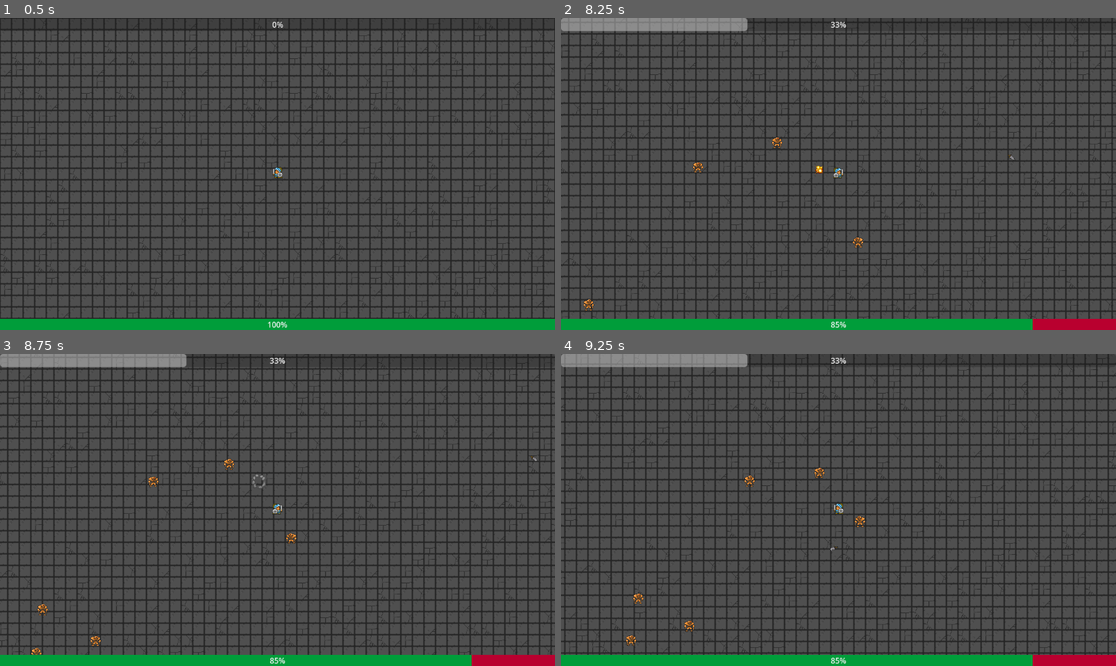
Above: before the commit, frames 1-4 (two rows, left to right).
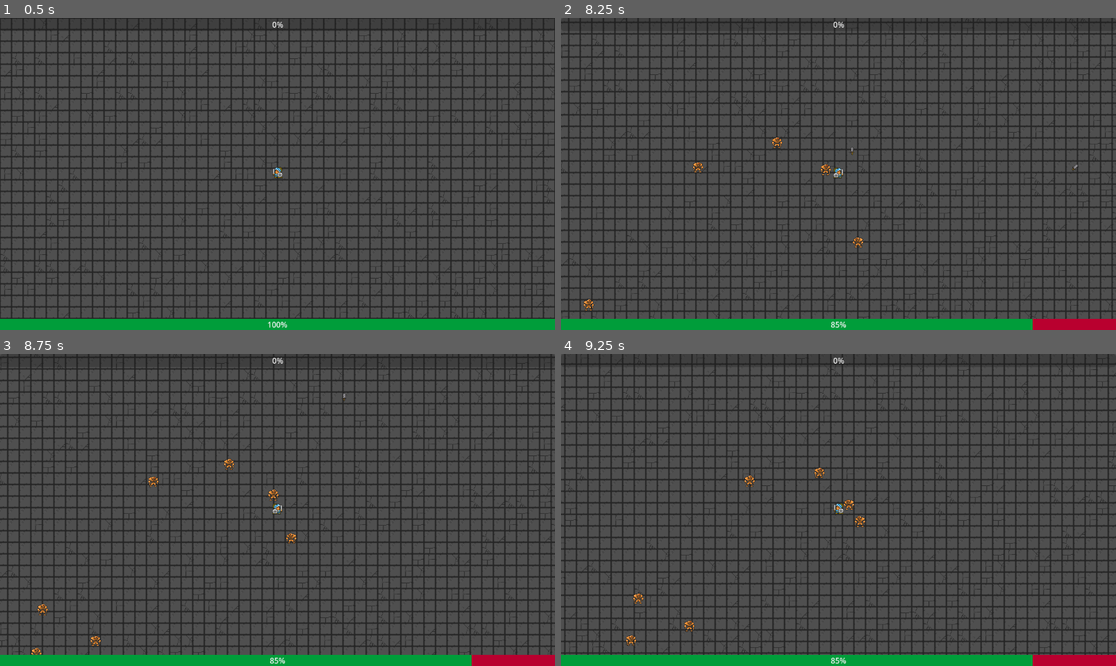
Above: after the commit, the same moments.

Repository: contod21/MySmexyGammaRay
Game: Godot game, scene res://Scenes/world.tscn
Two runs of this game, one before a commit and one after it. Both use one fixed random seed, a clock stepped at 60 frames per second and the inputs below.
Inputs (mouse positions are in pixels of both pictures, inside the frame that each line leads up to):
- Up to frame 1 (0.5 s): no input
- Up to frame 2 (8.25 s): tap Enter at 0.5 s; move the mouse to (960, 158) at 0.52 s; hold D (right) 0.53-1.28 s; click (960, 158) at 0.6 s; move the mouse to (727, 189) at 1.27 s; hold S (down) 1.28-2.03 s; click (727, 189) at 1.35 s; move the mouse to (894, 105) at 2.02 s; hold D (right) 2.03-2.78 s; click (894, 105) at 2.1 s; move the mouse to (810, 236) at 2.77 s; hold W (up) 2.78-3.53 s; click (810, 236) at 2.85 s; move the mouse to (1005, 220) at 3.52 s; hold A (left) 3.53-5.03 s; click (1005, 220) at 3.6 s; move the mouse to (672, 127) at 4.27 s; click (672, 127) at 4.35 s; move the mouse to (866, 174) at 5.02 s; hold S (down) 5.03-5.78 s; click (866, 174) at 5.1 s; move the mouse to (755, 96) at 5.77 s; hold D (right) 5.78-6.53 s; click (755, 96) at 5.85 s; move the mouse to (960, 158) at 6.52 s; hold W (up) 6.53-7.28 s; click (960, 158) at 6.6 s; move the mouse to (727, 189) at 7.27 s; hold D (right) 7.28-8.03 s; click (727, 189) at 7.35 s; move the mouse to (894, 105) at 8.02 s; hold S (down) from 8.03 s (still down); click (894, 105) at 8.1 s
- Up to frame 3 (8.75 s): keep holding S (down)
- Up to frame 4 (9.25 s): move the mouse to (810, 572) at 8.77 s; release S (down) at 8.78 s; hold A (left) from 8.78 s (still down); click (810, 572) at 8.85 s

Frame 1 is identical in both runs. In frame 2, 1.5% of the frame differs, in the area x 0-94%, y 0-51%; in frame 3, 1.5%, in the area x 0-97%, y 0-47%; in frame 4, 1.5%.

Commit message:
Added a click to shoot

Diff:
--- a/Scenes/player.gd
+++ b/Scenes/player.gd
@@ -8,8 +8,17 @@
 const KNIFE = preload("res://Scenes/knife.tscn")
 @onready var world = get_node("/root/World")
 var direction = Vector2.ZERO
+var is_ready: bool = true
+@onready var knife_timer = $KnifeTimer
 
 func _physics_process(delta):
+	if Input.is_action_just_pressed("action primary") and is_ready:
+		var knife = KNIFE.instantiate()
+		knife.global_position = global_position
+		knife.rotate(global_position.direction_to(get_global_mouse_position()).angle())
+		world.add_child(knife)
+		knife_timer.start()
+		is_ready = false
 
 	direction = Input.get_vector("left", "right", "up",  "down").normalized()
 	if direction:
@@ -26,10 +35,8 @@
 
 
 func _on_knife_timer_timeout():
-	var knife = KNIFE.instantiate()
-	knife.global_position = global_position
-	knife.rotate(global_position.direction_to(get_global_mouse_position()).angle())
-	world.add_child(knife)
+	is_ready = true
+
 
 
 func _on_pickup_zone_area_entered(area):
--- a/Scenes/player.tscn
+++ b/Scenes/player.tscn
@@ -44,7 +44,6 @@
 shape = SubResource("CircleShape2D_eevq1")
 
 [node name="KnifeTimer" type="Timer" parent="." groups=["Player"]]
-autostart = true
 
 [node name="PickupZone" type="Area2D" parent="."]
 
--- a/project.godot
+++ b/project.godot
@@ -46,6 +46,11 @@
 , Object(InputEventKey,"resource_local_to_scene":false,"resource_name":"","device":-1,"window_id":0,"alt_pressed":false,"shift_pressed":false,"ctrl_pressed":false,"meta_pressed":false,"pressed":false,"keycode":0,"physical_keycode":4194322,"key_label":0,"unicode":0,"echo":false,"script":null)
 ]
 }
+"action primary"={
+"deadzone": 0.5,
+"events": [Object(InputEventMouseButton,"resource_local_to_scene":false,"resource_name":"","device":-1,"window_id":0,"alt_pressed":false,"shift_pressed":false,"ctrl_pressed":false,"meta_pressed":false,"button_mask":1,"position":Vector2(214, 14),"global_position":Vector2(218, 55),"factor":1.0,"button_index":1,"canceled":false,"pressed":true,"double_click":false,"script":null)
+]
+}
 
 [rendering]
 
